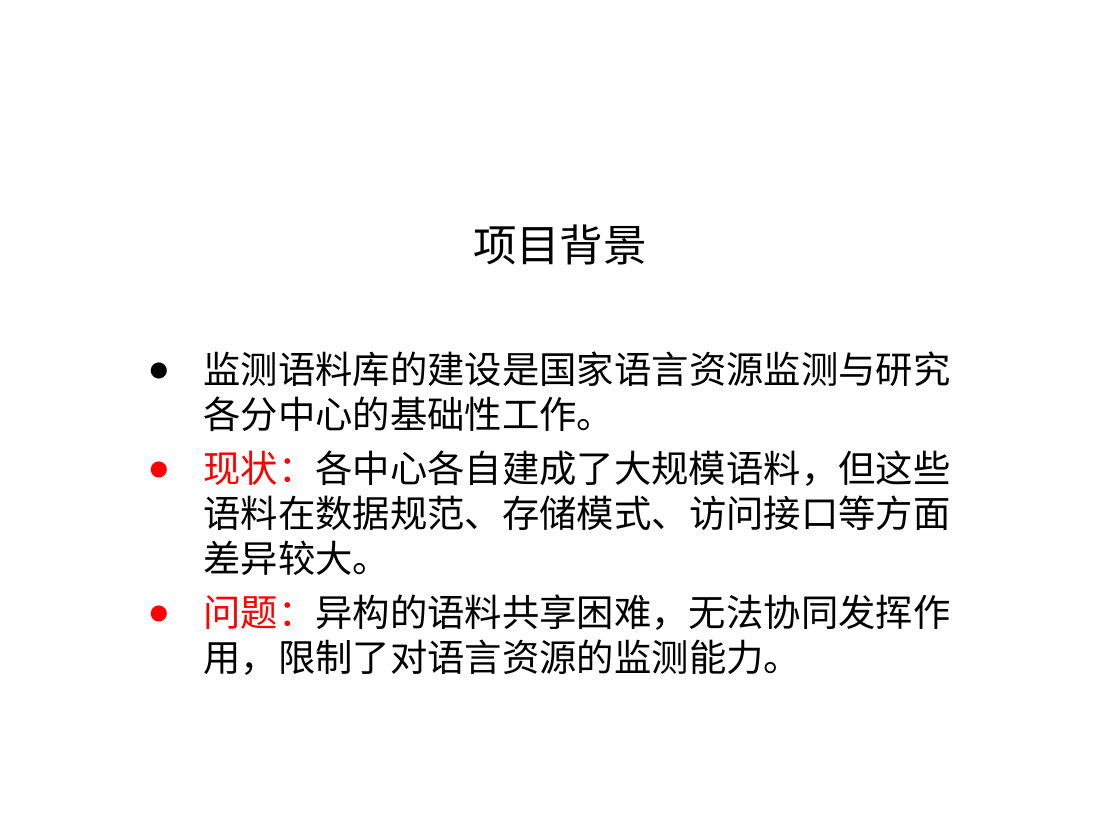
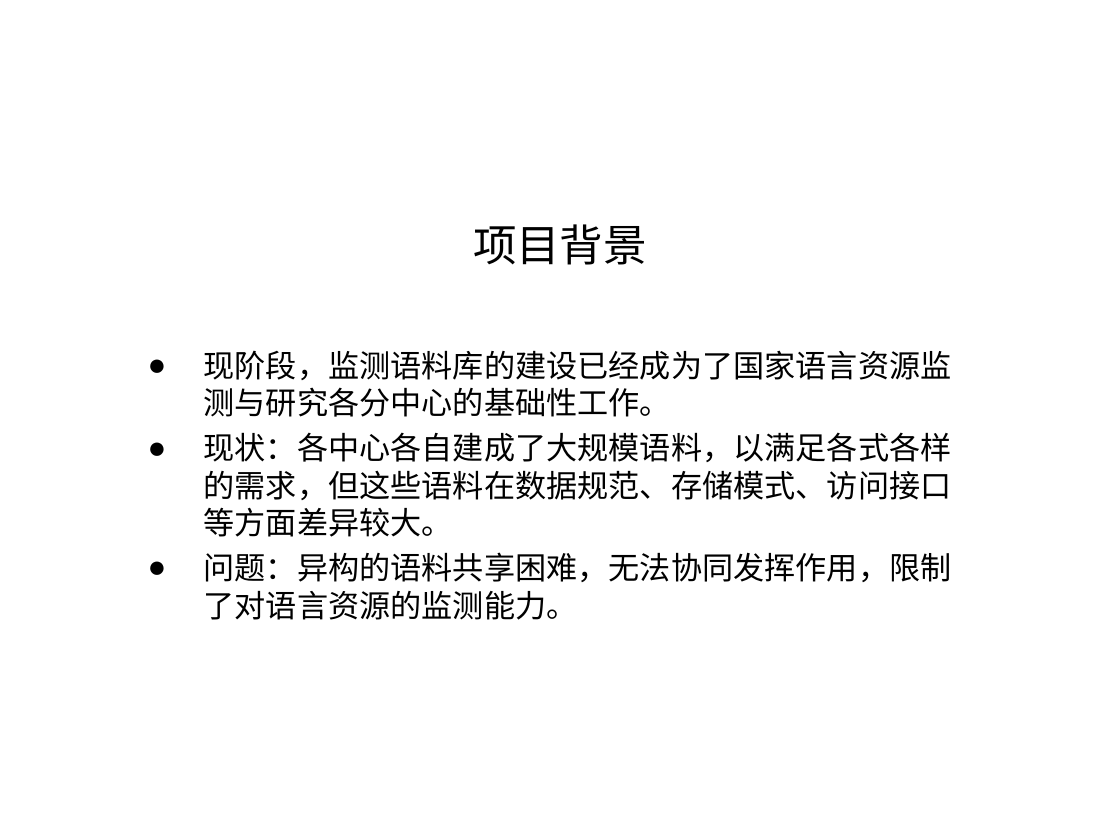
Before and after one commit to shqcandy/Report, a slide deck: slide 4 of 报告_v1.ppt. Drawn at 1120x840 pixels with LibreOffice and Linux fonts; fonts in the diff are those of the drawing; background and template pictures are left out. Boxes give left, top, right and bottom in pixels: in the first picture for what was removed or moved away, otherwise in the second. Text is boxed around its words. In the diff, an @@ line names an element or a change of style, - is before the commit and + after.

```diff
--- a/报告_v1.ppt
+++ b/报告_v1.ppt
@@ text at [204,350,952,537]: text changed; size 24 to 20 pt @@
-● 监测语料库的建设是国家语言资源监测与研究各分中心的基础性工作。
-● 现状：各中心各自建成了大规模语料，但这些语料在数据规范、存储模式、访问接口等方面差异较大。
+● 现阶段，监测语料库的建设已经成为了国家语言资源监测与研究各分中心的基础性工作。
+● 现状：各中心各自建成了大规模语料，以满足各式各样的需求，但这些语料在数据规范、存储模式、访问接口等方面差异较大。
@@ text at [204,552,952,620]: size 24 to 20 pt, text colour #FF0000 to #000000 in "问题：异构的语料共享困难，无法协同发挥作用，限制了对语言资源的监测能力。"; less space between paragraphs; bullet colour #FF0000 to #000000 @@
```
Also in this commit, not shown: 9 other slides changed, 10 slides added, 22 slides removed, 22 other files.
